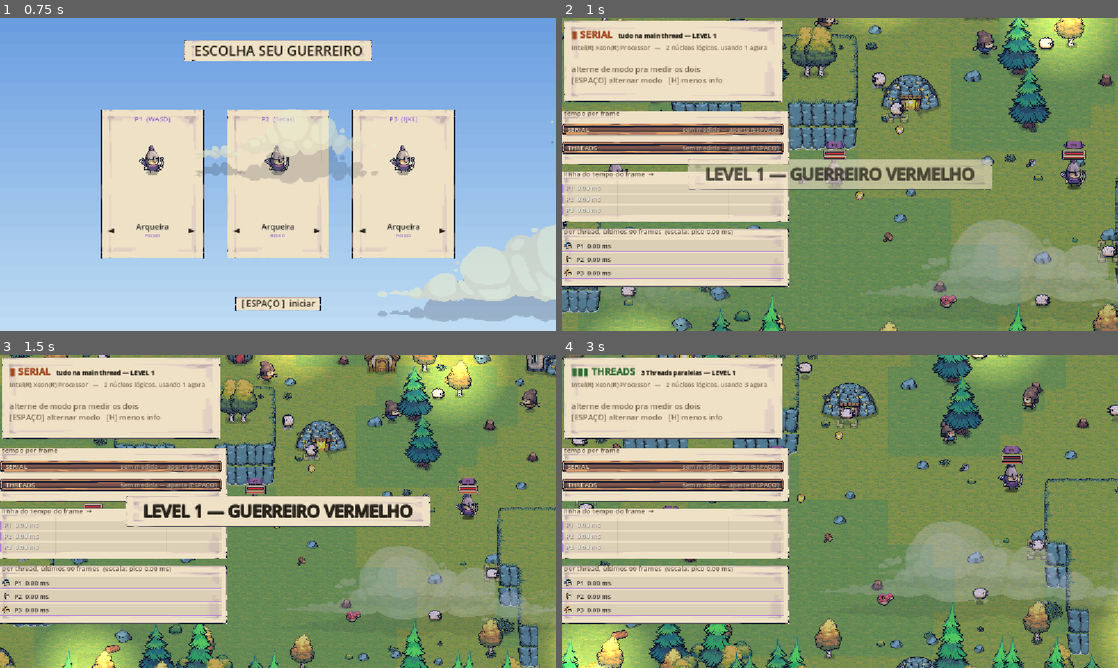
Above: before the commit, frames 1-4 (two rows, left to right).
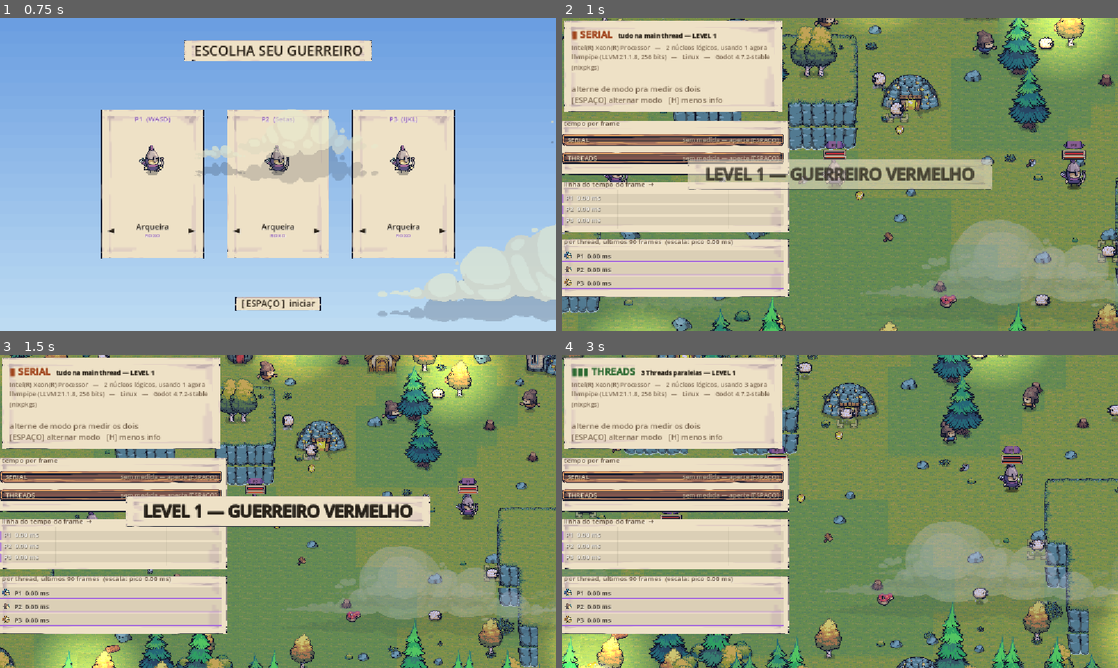
Above: after the commit, the same moments.

Repository: TobsBP/thread-arena
Game: Godot game, scene res://scenes/title_screen.tscn
Two runs of this game, one before a commit and one after it. Both use one fixed random seed, a clock stepped at 60 frames per second and the inputs below.
Inputs:
- Up to frame 1 (0.75 s): tap Enter (ui_accept) at 0.5 s; hold D from 0.53 s (still down); tap J at 0.6 s
- Up to frame 2 (1 s): keep holding D; tap Enter (ui_accept) at 0.77 s
- Up to frame 3 (1.5 s): release D at 1.28 s; hold S from 1.28 s (still down); tap L at 1.35 s
- Up to frame 4 (3 s): tap Enter (ui_accept) at 1.52 s; release S at 2.03 s; hold D 2.03-2.78 s; tap F at 2.1 s; hold W from 2.78 s (still down); tap Q at 2.85 s

Frame 1 is identical in both runs. In frame 2, 16% of the frame differs, in the area x 0-41%, y 11-90%; in frame 3, 15%; in frame 4, 16%.

Commit message:
feat: mais info de sistema no HUD (GPU, SO, versão do Godot)
Segunda linha embaixo da já existente (CPU/núcleos/threads em uso):
GPU (RenderingServer.get_video_adapter_name()), nome do SO e versão
do Godot (Engine.get_version_info().string). Não afeta o comparativo
serial x threads (isso é CPU/Thread, não GPU) — é só o resto do
contexto de "em que máquina isso foi medido", pra quem for comparar
print/vídeo entre PCs diferentes.

O painel de texto já cresce sozinho com o conteúdo (RichTextLabel
fit_content), então o resto do HUD (gauges, timeline, histórico) que
começa em info.size.y + GAP desce automaticamente, sem precisar
ajustar nada a mais.

Diff:
--- a/scripts/hud.gd
+++ b/scripts/hud.gd
@@ -59,12 +59,16 @@
 ## 0 = tudo, 1 = só o painel de números, 2 = nada. Alterna com [H].
 var detail := 0
 
-## Hardware da máquina que tá rodando — lido uma vez, não muda em runtime.
-## É o que explica "no meu PC deu Xx, no do meu amigo deu Yx": a demo mede o
-## ganho de threads, e esse ganho depende de quantos núcleos existem de
-## verdade pra rodar em paralelo.
+## Hardware/software da máquina que tá rodando — lido uma vez, não muda em
+## runtime. É o que explica "no meu PC deu Xx, no do meu amigo deu Yx": a
+## demo mede o ganho de threads, e esse ganho depende de quantos núcleos
+## existem de verdade pra rodar em paralelo (o resto — GPU, SO, versão do
+## Godot — é só contexto de "em que máquina isso foi medido").
 var _cpu_name := ""
 var _cpu_cores := 1
+var _gpu_name := ""
+var _os_name := ""
+var _godot_version := ""
 
 @onready var info: RichTextLabel = $Info
 
@@ -80,6 +84,11 @@
 	if _cpu_name.is_empty():
 		_cpu_name = OS.get_name()  ## alguma plataforma pode não expor o nome do processador
 	_cpu_cores = OS.get_processor_count()
+	_gpu_name = RenderingServer.get_video_adapter_name()
+	if _gpu_name.is_empty():
+		_gpu_name = "GPU desconhecida"
+	_os_name = OS.get_name()
+	_godot_version = Engine.get_version_info().string
 
 
 ## [H]: menos informação na tela.
@@ -108,6 +117,7 @@
 	info.text = "\n".join([
 		"[font_size=20][b]%s[/b][/font_size]" % _mode_title(),
 		"[color=%s][font_size=13]%s[/font_size][/color]" % [DIM, _cpu_line()],
+		"[color=%s][font_size=13]%s[/font_size][/color]" % [DIM, _system_line()],
 		"",
 		_verdict(),
 		"[color=%s][ESPAÇO] alternar modo   [H] menos info[/color]" % DIM,
@@ -121,6 +131,13 @@
 func _cpu_line() -> String:
 	var used := _units.size() if _use_threads else 1
 	return "%s   —   %d núcleos lógicos, usando %d agora" % [_cpu_name, _cpu_cores, used]
+
+
+## GPU/SO/versão do Godot — não afeta o comparativo (é tudo CPU/Thread), mas
+## fecha o quadro de "em que máquina isso foi medido" pra quem for comparar
+## print/vídeo de PCs diferentes.
+func _system_line() -> String:
+	return "%s   —   %s   —   Godot %s" % [_gpu_name, _os_name, _godot_version]
 
 
 ## Janela deslizante do tempo de cada unidade, alimenta os mini-gráficos.
